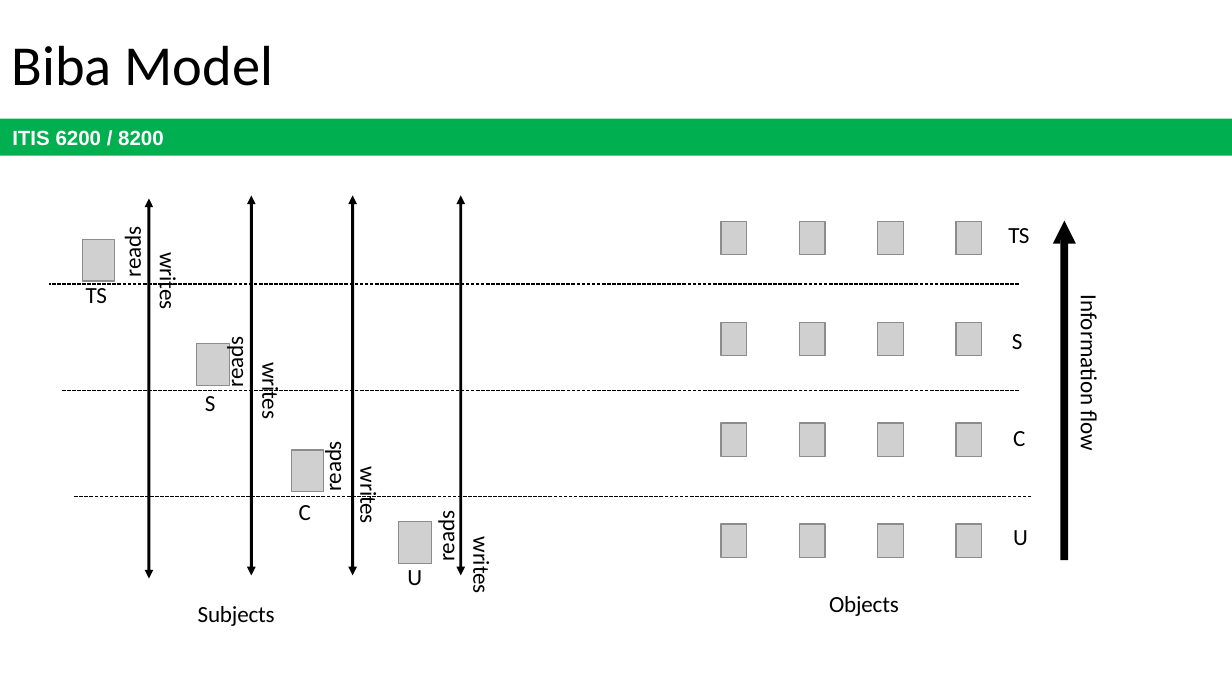
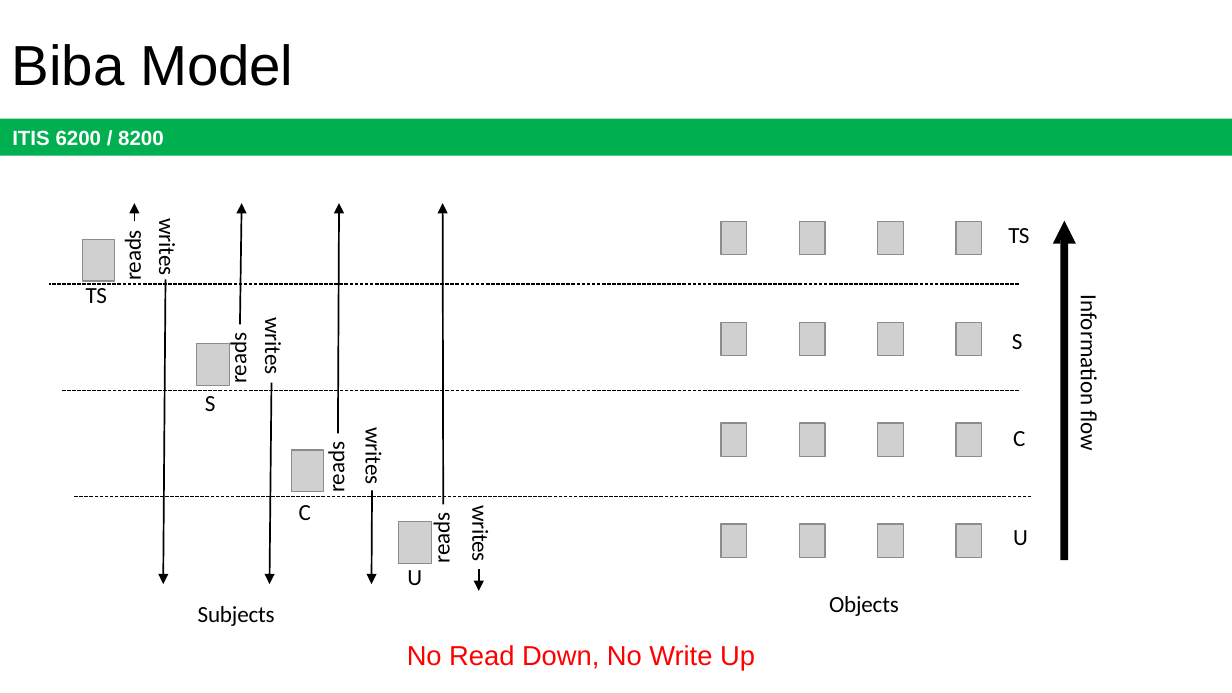
Before and after one commit to jx5c/github.io, a slide deck: slide 36 of teaching/ITIS6200/2023fa/lectures/lec09.pptx. Drawn at 1232x693 pixels with LibreOffice and Linux fonts; fonts in the diff are those of the drawing; grey boxes stand for pictures. Boxes give left, top, right and bottom in pixels: in the first picture for what was removed or moved away, otherwise in the second. Text is boxed around its words. In the diff, an @@ line names an element or a change of style, - is before the commit and + after.

```diff
--- a/teaching/ITIS6200/2023fa/lectures/lec09.pptx
+++ b/teaching/ITIS6200/2023fa/lectures/lec09.pptx
@@ title "Biba Model" at (12,44,293,86): font Calibri to Arial @@
@@ arrow added from (134, 222) to (134, 203), #000000 1 pt @@
@@ freeform shape removed at (144,196,464,579) @@
@@ arrow added from (240, 324) to (241, 203), #000000 1 pt @@
@@ arrow added from (338, 434) to (339, 203), #000000 1 pt @@
@@ arrow added from (444, 504) to (442, 203), #000000 1 pt @@
@@ text "writes": place and size @@
-text "writes" at (154,258,182,309)
+text "writes" at (153,224,181,275)
@@ freeform shape at (49,285,1031,498): outline redrawn @@
@@ arrow added from (165, 280) to (164, 584), #000000 1 pt @@
@@ text "reads": place and size @@
-text "reads" at (221,342,249,387)
+text "reads" at (224,338,252,383)
@@ text "writes": place and size @@
-text "writes" at (256,367,284,418)
+text "writes" at (259,323,287,374)
@@ arrow added from (271, 383) to (270, 584), #000000 1 pt @@
@@ text "writes": place and size @@
-text "writes" at (354,472,382,523)
+text "writes" at (359,432,387,483)
@@ arrow added from (372, 490) to (372, 584), #000000 1 pt @@
@@ text "reads": place and size @@
-text "reads" at (432,516,460,561)
+text "reads" at (428,517,456,562)
@@ text "writes": place and size @@
-text "writes" at (467,542,495,593)
+text "writes" at (466,510,494,561)
@@ arrow added from (479, 569) to (479, 591), #000000 1 pt @@
@@ text added at (407,645,755,670), 16 pt, text #FF0000 @@
+No Read Down, No Write Up
```
Also in this commit, not shown: 29 other slides changed, 1 slide added, 1 slide removed.
